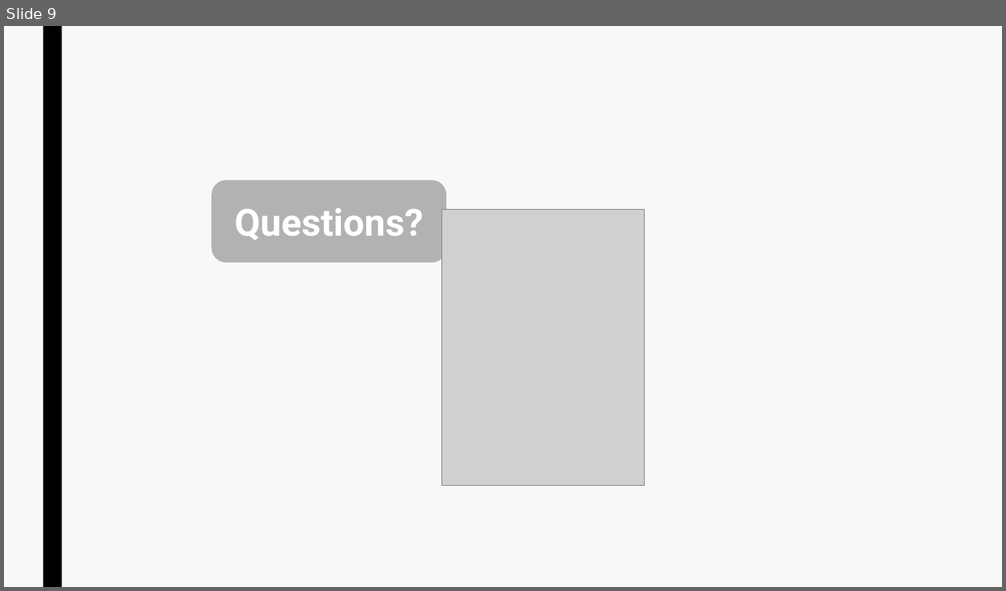
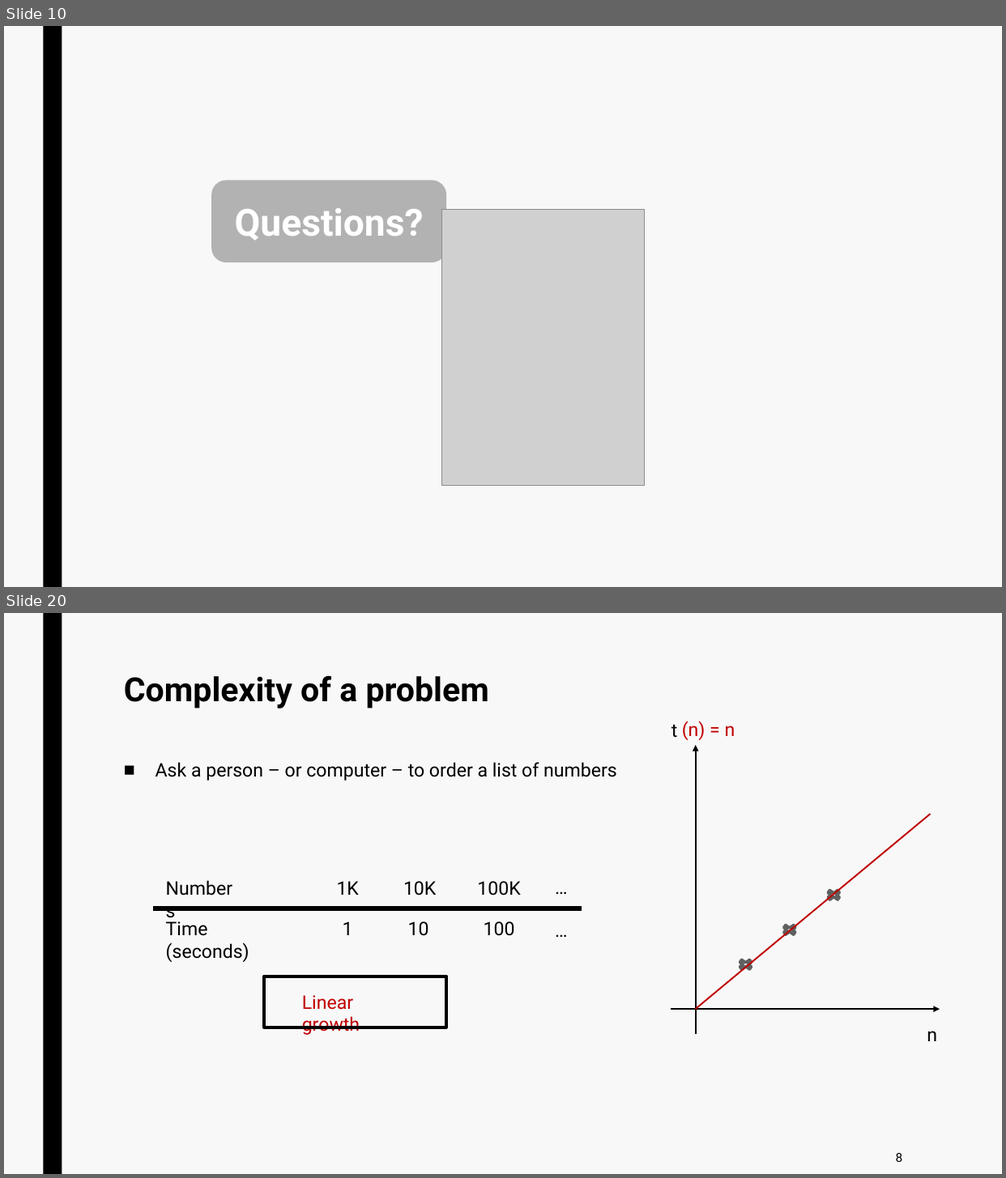
Before and after one commit to jurtasun/presentations, a slide deck: 202609_vhio_symposium/202609_vhio_technical.ppt. Shown one above the other, each under a label of ours: slide 9 before the commit, slides 10 and 20 after it; the slides between them are not shown. The pictures are 1006x591 and 1006x1178 pixels, drawn with LibreOffice and Linux fonts; fonts in the diff are those of the drawing; grey boxes stand for pictures. Boxes give left, top, right and bottom in pixels: in the first picture for what was removed or moved away, otherwise in the second. Text is boxed around its words. In the diff, an @@ line names an element or a change of style, - is before the commit and + after.

```diff
--- a/202609_vhio_symposium/202609_vhio_technical.ppt
+++ b/202609_vhio_symposium/202609_vhio_technical.ppt
@@ slide 20 added at (4,613,1002,1174), background #F8F8F8; not listed: 1 template element that a slide beside it also shows @@
@@ title added at (124,675,489,709), 32 pt, text #000000, bold @@
+Complexity of a problem
@@ text added at (671,724,678,737), 18 pt, text #000000 @@
+t
@@ text added at (682,721,735,740), 18 pt, text #C00000 @@
+(n) = n
@@ arrow added from (696, 1034) to (696, 745), #000000 1.5 pt @@
@@ text added at (155,762,617,781), 18 pt, text #000000 @@
+■ Ask a person – or computer – to order a list of numbers
@@ line added from (696, 1009) to (931, 815), #C00000 1.5 pt @@
@@ text added at (158,873,249,903), 18 pt, text #000000 @@
+Numbers
@@ text added at (548,872,577,902), 18 pt, text #000000 @@
+…
@@ text added at (337,881,359,895), 18 pt, text #000000 @@
+1K
@@ text added at (403,881,436,896), 18 pt, text #000000 @@
+10K
@@ text added at (477,881,520,896), 18 pt, text #000000 @@
+100K
@@ cross added at (825,888,843,902), fill #DDDDDD, outline #616161 2.75 pt @@
@@ line added from (582, 909) to (153, 909), #000000 4.5 pt @@
@@ text added at (166,922,249,962), 18 pt, text #000000 @@
+Time (seconds)
@@ text added at (343,922,353,935), 18 pt, text #000000 @@
+1
@@ text added at (408,922,429,936), 18 pt, text #000000 @@
+10
@@ text added at (484,922,515,936), 18 pt, text #000000 @@
+100
@@ text added at (548,914,577,944), 18 pt, text #000000 @@
+…
@@ cross added at (780,924,799,937), fill #DDDDDD, outline #616161 2.75 pt @@
@@ rectangle added at (264,977,446,1028), outline #000000 3 pt @@
@@ cross added at (736,958,755,972), fill #DDDDDD, outline #616161 2.75 pt @@
@@ text added at (302,995,360,1035), 18 pt, text #C00000 @@
+Linear growth
@@ arrow added from (671, 1009) to (940, 1009), #000000 1.5 pt @@
@@ text added at (927,1031,937,1041), 18 pt, text #000000 @@
+n
@@ text added at (896,1153,903,1162), 12 pt, text #000000 @@
+8
@@ what was slide 9 is now slide 10 @@
```
Also in this commit, not shown: 3 slides changed, 10 other slides added, 8 slides removed, 10 other files.
